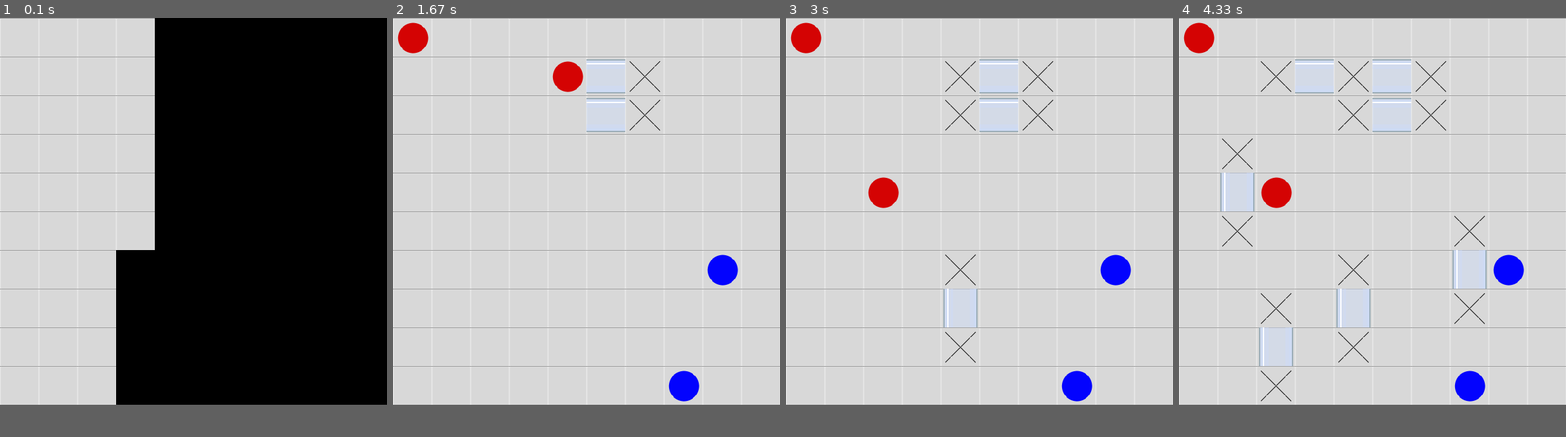
Above: before the commit, frames 1-4 (left to right).
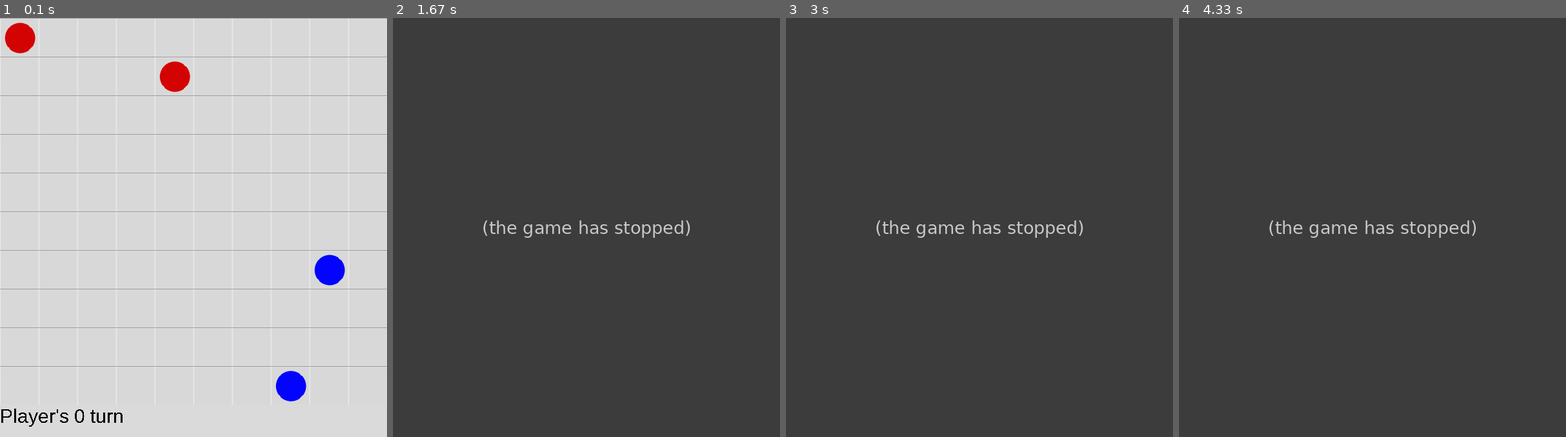
Above: after the commit, the same moments.

Repository: Hairash/pipes-game
Game: pygame game, started from main.py
The game is run twice, just before and just after one commit, with the same random seed, the same clock (stepped at 60 frames per second) and the same inputs.
Inputs (mouse positions are in pixels of both pictures, inside the frame that each line leads up to):
- Up to frame 1 (0.1 s): no input
- Up to frame 2 (1.67 s): press the mouse at (462, 265) at 0.93 s; move the mouse to (501, 223) at 1.03 s; release the mouse at (540, 181) at 1.17 s; click (590, 89) at 1.28 s; click (621, 110) at 1.62 s
- Up to frame 3 (3 s): click (944, 72) at 1.95 s; press the mouse at (944, 72) at 2.27 s; move the mouse to (894, 189) at 2.37 s; release the mouse at (840, 307) at 2.5 s; move the mouse to (948, 290) at 2.57 s; click (948, 290) at 2.7 s; move the mouse to (847, 198) at 2.97 s
- Up to frame 4 (4.33 s): click (1240, 198) at 3.03 s; move the mouse to (1275, 336) at 3.3 s; click (1275, 336) at 3.35 s; move the mouse to (1295, 68) at 3.63 s; click (1295, 68) at 3.68 s; move the mouse to (1469, 252) at 3.97 s; click (1469, 252) at 4.02 s; move the mouse to (1306, 340) at 4.3 s
The window is 600x600 before the commit and 600x650 after it. Grey fills any space a smaller window leaves; there, only what the larger window draws over its background counts as a difference.

The runs differ from the first frame. In frame 1, 60% of the frame differs, in the area x 0-100%, y 0-98%; in frame 2, 92%, in the area x 0-100%, y 0-93%; in frame 3, 92%; in frame 4, 92%.
Error after the commit: KeyError: (None, (-1, 1)) (game.py line 358); the game stopped at 1.03 s (later frames are placeholders)

Commit message:
Add information output
* Fix field edges

Diff:
--- a/game.py
+++ b/game.py
@@ -6,10 +6,16 @@
 
 WHITE = (255, 255, 255)
 BLACK = (0, 0, 0)
-GRAY = (200, 200, 200)
+GRAY = (218, 218, 218)
 RED = (255, 0, 0)
 BLUE = (0, 0, 255)
 
+PANEL_SIZE = 50
+
+pygame.font.init()
+FONT = pygame.font.SysFont('Arial', 30)
+
+# clock = pygame.time.Clock()
 
 # Field constants
 # class CELL_VALUES:
@@ -115,7 +121,7 @@
 def get_cell_values_images(cell_size):
     return {
         CELL_VALUES.RESERVED:
-            pygame.transform.scale(pygame.image.load('images/reserved_gray.png'), (cell_size, cell_size)),
+            pygame.transform.scale(pygame.image.load('images/empty_gray.png'), (cell_size, cell_size)),
         CELL_VALUES.EMPTY:
             pygame.transform.scale(pygame.image.load('images/empty_gray.png'), (cell_size, cell_size)),
         CELL_VALUES.LEFT_UP:
@@ -132,12 +138,14 @@
             pygame.transform.scale(pygame.image.load('images/right down.png'), (cell_size, cell_size)),
     }
 
+
 def get_player_balls_images(cell_size):
     return {
         0: pygame.transform.scale(pygame.image.load('images/red_ball.png'), (cell_size, cell_size)),
         1: pygame.transform.scale(pygame.image.load('images/blue_ball.png'), (cell_size, cell_size)),
     }
 
+
 class QUARTER:
     UP = 2
     DOWN = 8
@@ -150,15 +158,17 @@
         self.window_size = window_size
         self.rows = rows
         self.cell_size = self.window_size // self.rows
-        self.window = pygame.display.set_mode((self.window_size, self.window_size))
-        # self.CELL_VALUES = get_cell_values(self.cell_size)
+        self.window = pygame.display.set_mode((self.window_size, self.window_size + PANEL_SIZE))
         self.CELL_VALUES_IMAGES = get_cell_values_images(self.cell_size)
         self.PLAYER_BALLS_IMAGES = get_player_balls_images(self.cell_size)
 
+        self.num_of_players = 2
+        self.cur_player = 0
         self.field = [[CELL_VALUES.EMPTY] * self.rows for _ in range(self.rows)]
         self.prev_field = deepcopy(self.field)
         self.balls = balls
         self.pipes = []
+        self.info = 'Init game'
 
         self.cur_cell = None
         self.cur_quarter = None
@@ -174,7 +184,7 @@
         self.pipe_path = None
 
     def draw_grid(self):
-        """Fill field white and draw cells"""
+        """Not needed. Fill field white and draw cells"""
         # Starting points
         x = 0
         y = 0
@@ -185,8 +195,6 @@
             pygame.draw.line(self.window, GRAY, (x, 0), (x, self.window_size), 3)
             pygame.draw.line(self.window, GRAY, (0, x), (self.window_size, x), 3)
 
-        pygame.display.update()
-
     def start(self):
         pygame.init()
         pygame.display.set_caption("Pipes")
@@ -194,8 +202,11 @@
         # self.draw_grid()
         self.draw_field()
         self.draw_balls()
+        self.draw_panel()
+        self.output_cur_player()
 
         while True:
+            # clock.tick(50)
             for event in pygame.event.get():
                 if event.type == pygame.QUIT:
                     return
@@ -217,10 +228,12 @@
                             self.stop_draw_pipe()
                         if self.ball_drag:
                             self.stop_move_ball()
+                pygame.display.update()
 
     def coordinates_to_cell(self, x, y):
         cell_x = x // self.cell_size
         cell_y = y // self.cell_size
+        # return self.fix_cell_coordinates(cell_x, cell_y)
         return cell_x, cell_y
 
     def get_cur_cell(self):
@@ -235,8 +248,8 @@
                 self.fill_cell(x, y)
 
     def cancel_pipe(self):
-        """"""
         self.field = deepcopy(self.prev_field)
+        # TODO: redraw only cells in canceled pipe path (may be done with animation)
         self.draw_field()
         self.draw_balls()
         self.init_pipe_parameters()
@@ -252,7 +265,6 @@
         # TODO: May be done better
         self.window.blit(self.CELL_VALUES_IMAGES[CELL_VALUES.EMPTY], (x, y))
         self.window.blit(self.CELL_VALUES_IMAGES[value], (x, y))
-        pygame.display.update()
 
     def change_cell(self, cell_x, cell_y, value):
         self.field[cell_x][cell_y] = value
@@ -270,15 +282,29 @@
         elif (y > x) and (y > self.cell_size - x):
             return QUARTER.DOWN
 
+    def fix_cell_coordinates(self, x, y):
+        """Not needed"""
+        if x < 0:
+            x = 0
+        if y < 0:
+            y = 0
+        if x >= self.rows:
+            x = self.rows - 1
+        if y >= self.rows:
+            y = self.rows - 1
+        return x, y
+
     def neighbor_by_quarter(self, cell_x, cell_y, quarter):
         if quarter == QUARTER.UP:
-            return cell_x, cell_y - 1
+            cell = cell_x, cell_y - 1
         elif quarter == QUARTER.LEFT:
-            return cell_x - 1, cell_y
+            cell = cell_x - 1, cell_y
         elif quarter == QUARTER.RIGHT:
-            return cell_x + 1, cell_y
+            cell = cell_x + 1, cell_y
         elif quarter == QUARTER.DOWN:
-            return cell_x, cell_y + 1
+            cell = cell_x, cell_y + 1
+        # return self.fix_cell_coordinates(*cell)
+        return cell
 
     def get_neighbor_by_quarter(self):
         x, y = pygame.mouse.get_pos()
@@ -335,6 +361,10 @@
         # print(sorted((first, second)))
         return cell_matrix[tuple(sorted((first, second)))]
 
+    def are_coordinates_inside_field(self):
+        x, y = pygame.mouse.get_pos()
+        return 0 < x < self.window_size - 1 and 0 < y < self.window_size - 1
+
     def get_finish_cell(self):
         next_cell = self.get_neighbor_by_quarter()
         prev_cell = self.pipe_path[-1]
@@ -347,6 +377,8 @@
         return next_cell
 
     def start_draw_pipe(self):
+        if not self.are_coordinates_inside_field():
+            return
         self.cur_cell = self.get_cur_cell()
         # TODO: How to do without this vars
         cell_x, cell_y = self.cur_cell
@@ -356,7 +388,8 @@
         self.cur_quarter = self.get_cell_quarter(*mouse_pos, *self.cur_cell)
         prev_cell = self.get_neighbor_by_quarter()
         prev_cell_x, prev_cell_y = prev_cell
-        if self.field[prev_cell_x][prev_cell_y] not in [CELL_VALUES.EMPTY, CELL_VALUES.RESERVED]:
+        if (not self.are_cell_coords_inside(prev_cell_x, prev_cell_y)) or \
+                (self.field[prev_cell_x][prev_cell_y] not in [CELL_VALUES.EMPTY, CELL_VALUES.RESERVED]):
             return
 
         self.pipe_drag = True
@@ -365,6 +398,7 @@
         self.change_cell(*prev_cell, CELL_VALUES.RESERVED)
         value = self.calculate_cell_value(None, self.cur_cell, prev_cell)
         self.change_cell(*self.cur_cell, value)
+        self.draw_balls()
 
     def continue_draw_pipe(self):
         """Main logic
@@ -377,6 +411,10 @@
         + If len(path) > 2 - draw smth
         """
 
+        if not self.are_coordinates_inside_field():
+            self.cancel_pipe()
+            return
+
         # print('path:', self.pipe_path)
         if not self.has_cell_changed():
             if not self.quarter_changed():
@@ -401,6 +439,9 @@
         value = self.calculate_cell_value(None, self.cur_cell, prev_cell)
         self.change_cell(*self.cur_cell, value)
 
+    def are_cell_coords_inside(self, x, y):
+        return 0 <= x < self.rows and 0 <= y < self.rows
+
     def stop_draw_pipe(self):
         if not self.pipe_drag:
             return
@@ -408,7 +449,8 @@
         next_cell = self.get_finish_cell()
         next_x, next_y = next_cell
         # If next cell not in [empty, reserved] - cancel pipe
-        if self.field[next_x][next_y] not in [CELL_VALUES.EMPTY, CELL_VALUES.RESERVED]:
+        if not self.are_cell_coords_inside(next_x, next_y) or \
+                (self.field[next_x][next_y] not in [CELL_VALUES.EMPTY, CELL_VALUES.RESERVED]):
             self.cancel_pipe()
             return
         self.pipe_path += [self.cur_cell, next_cell]
@@ -418,6 +460,7 @@
         # really not necessary
         self.draw_balls()
         self.init_pipe_parameters()
+        self.end_turn()
 
     def is_ball_here(self):
         cur_cell = self.get_cur_cell()
@@ -428,12 +471,19 @@
         return False
 
     def start_move_ball(self):
-        print('start_move_ball')
+        if not self.are_coordinates_inside_field():
+            return
+        cur_ball_idx = self.get_cur_ball_idx()
+        if self.balls[cur_ball_idx][0] != self.cur_player:
+            return
+        self.cur_ball_idx = cur_ball_idx
         self.ball_drag = True
-        self.cur_ball_idx = self.get_cur_ball_idx()
         self.cur_cell = self.get_cur_cell()
 
     def continue_move_ball(self):
+        if not self.are_coordinates_inside_field():
+            self.init_ball_parameters()
+            return
         if not self.has_cell_changed():
             return
         next_cell = self.get_cur_cell()
@@ -444,6 +494,7 @@
         next_cell = self.get_destination(self.cur_cell, next_cell)
         self.move_ball(next_cell)
         self.init_ball_parameters()
+        self.end_turn()
 
     def move_ball(self, cur_cell):
         print('move_ball')
@@ -453,6 +504,7 @@
         self.draw_ball(cur_ball[0], cur_ball[1])
 
     def stop_move_ball(self):
+        # self.end_turn()
         pass
 
     def draw_balls(self):
@@ -463,7 +515,6 @@
     def draw_ball(self, player_num, ball_cell):
         x, y = self.cell_image_coordinates(*ball_cell)
         self.window.blit(self.PLAYER_BALLS_IMAGES[player_num], (x, y))
-        pygame.display.update()
 
     def init_ball_parameters(self):
         self.ball_drag = False
@@ -474,10 +525,8 @@
         cur_cell = self.get_cur_cell()
         for ball_idx in range(len(self.balls)):
             ball = self.balls[ball_idx]
-            player_num = ball[0]
             ball_cell = ball[1]
             if cur_cell == ball_cell:
-                # ball = {'cell': cur_cell, 'player_num': player_num}
                 return ball_idx
         raise Exception(f'No ball found at cell {cur_cell}')
 
@@ -509,3 +558,23 @@
             if ball[1] == cell:
                 return False
         return True
+
+    def end_turn(self):
+        self.cur_player = (self.cur_player + 1) % self.num_of_players
+        self.output_cur_player()
+
+    def refresh_info(self):
+        pygame.draw.rect(self.window, GRAY, (
+            0, self.window_size, self.window_size, self.window_size + PANEL_SIZE
+        ))
+        text_img = FONT.render(self.info, False, (0, 0, 0))
+        self.window.blit(text_img, (0, self.window_size))
+        print(self.info)
+
+    def draw_panel(self):
+        pygame.draw.line(self.window, BLACK, (0, self.window_size),
+                         (self.window_size, self.window_size))
+
+    def output_cur_player(self):
+        self.info = f'Player\'s {self.cur_player} turn'
+        self.refresh_info()
--- /dev/null
+++ b/test_text_pygame.py
@@ -0,0 +1,54 @@
+import pygame
+
+pygame.font.init()
+FONT = pygame.font.SysFont('Arial', 30)
+
+WHITE = (255, 255, 255)
+BLACK = (0, 0, 0)
+GRAY = (218, 218, 218)
+RED = (255, 0, 0)
+BLUE = (0, 0, 255)
+
+pygame.init()
+pygame.display.set_caption("Text test")
+
+window_size = 100
+window = pygame.display.set_mode((window_size, window_size))
+
+info_list = [
+    'One', 'Two'
+]
+idx = 0
+
+# info_text = 'One'
+# text_img = FONT.render(info_text, False, BLUE)
+# # window.fill(WHITE)
+# window.blit(text_img, (0, 0))
+# pygame.display.update()
+#
+info_text = 'Two'
+# window.fill(BLACK)
+text_img = FONT.render(info_text, False, BLUE)
+# window.blit(text_img, (0, 0))
+# pygame.display.update()
+# global text_img
+
+
+def change_info():
+    global idx, text_img
+    idx = (idx + 1) % len(info_list)
+    info_text = info_list[idx]
+    # window.fill(BLACK)
+    rect = text_img.get_rect()
+    pygame.draw.rect(window, BLACK, rect)
+    text_img = FONT.render(info_text, False, BLUE)
+    window.blit(text_img, (0, 0))
+    pygame.display.update()
+
+while True:
+    for event in pygame.event.get():
+        if event.type == pygame.QUIT:
+            exit()
+        elif event.type == pygame.MOUSEBUTTONDOWN:
+            if event.button == 1:
+                change_info()
Binary file added: images/panel_pixel_gray.png
